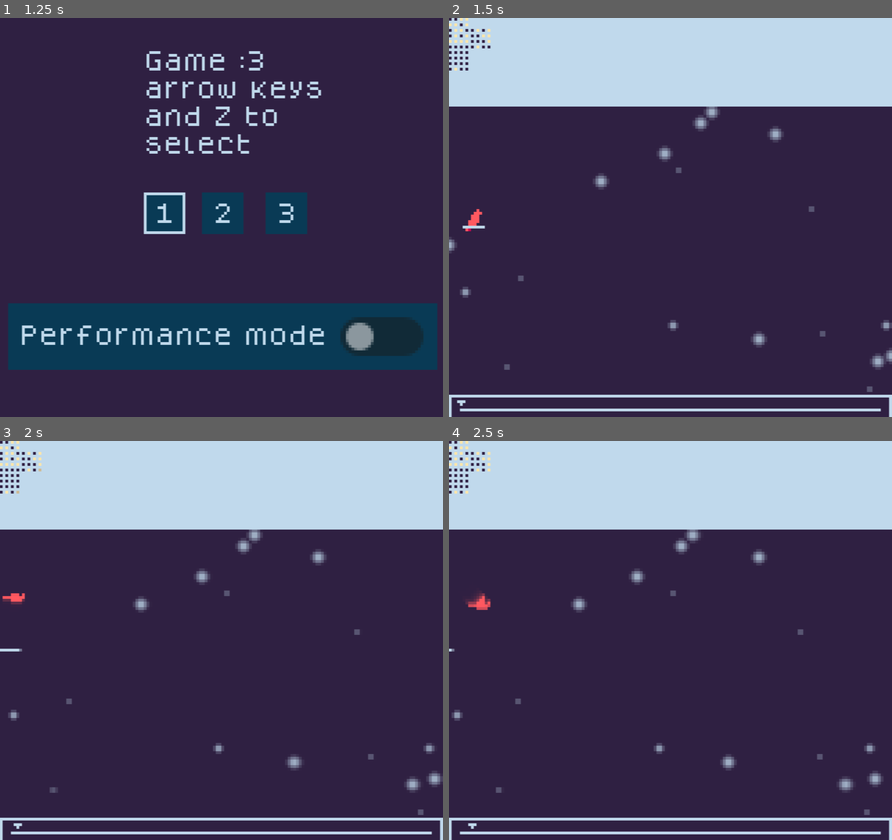
Above: before the commit, frames 1-4 (two rows, left to right).
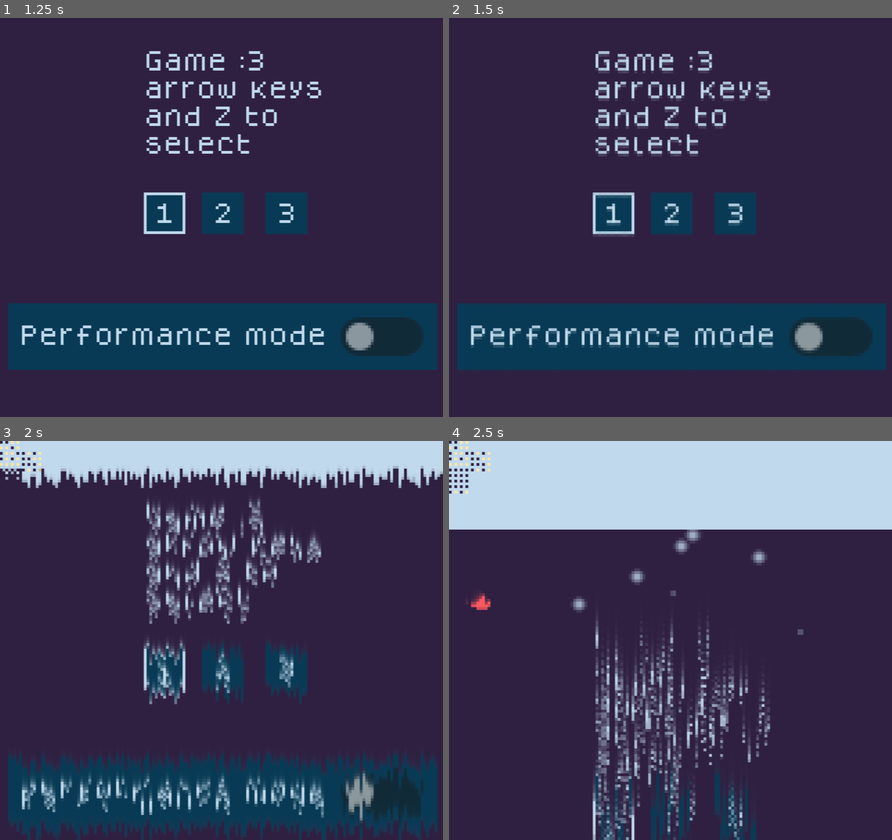
Above: after the commit, the same moments.

Repository: SmallConfusion/Redbird
Game: Godot game, scene res://main/main.tscn
Same seed, same stepped clock (60 frames per second), same inputs: the game is played once before the commit and once after it. Sound files missing from this copy of the repository are replaced by a short silence.
Inputs:
- Up to frame 1 (1.25 s): tap Enter at 0.5 s; hold Right (Right) from 0.53 s (still down); hold Down (Fall) from 0.53 s (still down); tap Up (Flap) at 0.77, 1.07 s
- Up to frame 2 (1.5 s): tap Space at 1.25 s; release Right (Right) at 1.28 s; release Down (Fall) at 1.28 s; hold Left (Left) from 1.28 s (still down); tap Z (Fire) at 1.35 s
- Up to frame 3 (2 s): keep holding Left (Left); tap Up (Flap) at 1.52, 1.82 s
- Up to frame 4 (2.5 s): release Left (Left) at 2.03 s; hold Right (Right) from 2.03 s (still down); hold Down (Fall) from 2.03 s (still down)

Frame 1 is identical in both runs. In frame 2, 44% of the frame differs, in the area x 0-100%, y 0-100%; in frame 3, 37%; in frame 4, 8.3%.

Commit message:
Added screen transition shaders and fixed bug

Diff:
--- a/game/enemy/octave/octave_enemy.gd
+++ b/game/enemy/octave/octave_enemy.gd
@@ -40,7 +40,7 @@
 
 
 func _move():
-	var y = remap(sin(Time.get_ticks_msec() / 1000), -1, 1, y_range_min, y_range_max)
+	var y = remap(sin(Time.get_ticks_msec() / 1000.0), -1, 1, y_range_min, y_range_max)
 	var x = game_scene.get_x_offset() + 60
 
 	var x_noise = noise.get_noise_1d(Time.get_ticks_msec() / 100.0) * noise_influence
--- a/game/levels/stats.gd
+++ b/game/levels/stats.gd
@@ -12,6 +12,6 @@
 func _process(delta):
 	$ColorRect2/FPSCounter.number = Engine.get_frames_per_second()
 	$ColorRect2/TimeCounter.number = Time.get_unix_time_from_system()
-	$ColorRect2/MsecCounter.number = Time.get_ticks_msec() / 1000
+	$ColorRect2/MsecCounter.number = Time.get_ticks_msec() / 1000.0
 
 	%ProgressIndicator.position = progress_base + Vector2(game_manager.get_progress() * progress_length, 0)
--- a/main/main.gd
+++ b/main/main.gd
@@ -7,6 +7,10 @@
 @export var levels : Array[PackedScene]
 
 var loaded_node
+
+var shader_t = INF
+
+var performance_mode = false
 
 func _ready():
 	load_menu()
@@ -19,9 +23,12 @@
 	$DebugWindow.visible = false
 
 
-func _process(_delta):
+func _process(delta):
 	if Input.is_action_just_pressed("Debug"):
 		$DebugWindow.visible = not $DebugWindow.visible
+
+	%SceneChangeShader.material.set("shader_parameter/t", shader_t)
+	shader_t += delta
 
 
 func load_menu():
@@ -34,7 +41,13 @@
 
 func load_scene(scene : PackedScene):
 	if loaded_node:
+		var texture = %SubViewport.get_texture().get_image()
+		texture = ImageTexture.create_from_image(texture)
+
+		%SceneChangeShader.material.set("shader_parameter/old_texture", texture)
+
 		loaded_node.queue_free()
+		shader_t = 0
 
 	var instance = scene.instantiate()
 
@@ -43,9 +56,11 @@
 	else:
 		print("Warning: instance has no init function")
 
+	loaded_node = instance
+
+	await get_tree().process_frame
+
 	%SubViewport.add_child(instance)
-
-	loaded_node = instance
 
 
 func load_level(number):
@@ -57,4 +72,5 @@
 		%SubViewport.push_input(event)
 
 func set_performance_mode(state):
-	$PostProcessing.visible = state
+	performance_mode = state
+	$PostProcessing.visible = not state
--- a/main/main.tscn
+++ b/main/main.tscn
@@ -13,11 +13,25 @@
 [ext_resource type="PackedScene" uid="uid://bfxb5ikio7qa6" path="res://game/levels/level_2.tscn" id="4_n3ouh"]
 [ext_resource type="PackedScene" uid="uid://es1vjbxmkae6" path="res://game/levels/level_3.tscn" id="5_7dyse"]
 [ext_resource type="AudioStream" uid="uid://c4tx0gogr6xs5" path="res://music/palette main theme.ogg" id="5_t3w2j"]
+[ext_resource type="Shader" path="res://vfx/screen_transition.gdshader" id="6_t62yq"]
 [ext_resource type="Script" path="res://debug/big_viewport.gd" id="11_pd3vo"]
 [ext_resource type="Script" path="res://addons/resonate/sound_manager/sound_bank.gd" id="15_ev3wf"]
 [ext_resource type="Script" path="res://addons/resonate/sound_manager/sound_event_resource.gd" id="16_wc8vy"]
 [ext_resource type="AudioStream" uid="uid://ry6xgk32slty" path="res://main/select.wav" id="17_cbl0k"]
 [ext_resource type="AudioStream" uid="uid://crocsp47wkmws" path="res://main/input.wav" id="18_getft"]
+
+[sub_resource type="Gradient" id="Gradient_vb0eu"]
+offsets = PackedFloat32Array(0.605)
+colors = PackedColorArray(1, 1, 1, 1)
+
+[sub_resource type="GradientTexture1D" id="GradientTexture1D_uwfqi"]
+gradient = SubResource("Gradient_vb0eu")
+
+[sub_resource type="ShaderMaterial" id="ShaderMaterial_ul62x"]
+shader = ExtResource("6_t62yq")
+shader_parameter/anim_time = 2.5
+shader_parameter/t = 1.0
+shader_parameter/old_texture = SubResource("GradientTexture1D_uwfqi")
 
 [sub_resource type="ViewportTexture" id="ViewportTexture_npbsp"]
 viewport_path = NodePath("SubViewport")
@@ -87,6 +101,18 @@
 size = Vector2i(160, 144)
 render_target_update_mode = 4
 
+[node name="CanvasLayer" type="CanvasLayer" parent="SubViewport"]
+layer = 100
+
+[node name="SceneChangeShader" type="ColorRect" parent="SubViewport/CanvasLayer"]
+unique_name_in_owner = true
+material = SubResource("ShaderMaterial_ul62x")
+anchors_preset = 15
+anchor_right = 1.0
+anchor_bottom = 1.0
+grow_horizontal = 2
+grow_vertical = 2
+
 [node name="ColorRect" type="ColorRect" parent="."]
 layout_mode = 1
 anchors_preset = 15
--- a/menu/button.gd
+++ b/menu/button.gd
@@ -1,8 +1,15 @@
 extends CheckButton
+
+var scene_manager
 
 
 func _ready():
 	connect("focus_exited", _focus_exited)
+
+
+func init(scene_manager_):
+	scene_manager = scene_manager_
+	button_pressed = scene_manager.performance_mode
 
 
 func _focus_exited():
@@ -11,3 +18,7 @@
 
 func _pressed():
 	SoundManager.play("menu", "select")
+
+
+func _toggled(toggled_on):
+	scene_manager.set_performance_mode(toggled_on)
--- a/menu/menu.gd
+++ b/menu/menu.gd
@@ -12,6 +12,4 @@
 		if button is LoadButton:
 			button.init(scene_manager)
 
-
-func _on_check_button_toggled(toggled_on):
-	scene_manager.set_performance_mode(not toggled_on)
+	$CheckButton.init(scene_manager)
--- a/menu/menu.tscn
+++ b/menu/menu.tscn
@@ -76,5 +76,3 @@
 offset_bottom = 127.0
 text = "Performance mode"
 script = ExtResource("3_6t18n")
-
-[connection signal="toggled" from="CheckButton" to="." method="_on_check_button_toggled"]
--- a/project.godot
+++ b/project.godot
@@ -42,7 +42,7 @@
 
 [editor]
 
-movie_writer/movie_file="C:/Users/Ducks/OneDrive/Documents/GitHub/movie.avi"
+movie_writer/movie_file="C:/Users/Ducks/Downloads/movie.avi"
 
 [editor_plugins]
 
--- /dev/null
+++ b/vfx/screen_transition.gdshader
@@ -0,0 +1,41 @@
+shader_type canvas_item;
+
+#define CLEAR vec4(0.0, 0.0, 0.0, 0.0)
+
+uniform float anim_time = 1.5;
+uniform float t = 1.0;
+uniform sampler2D old_texture : repeat_disable;
+
+
+float ease(float x) {
+	return -(cos(PI * x) - 1.0) / 2.0;
+}
+
+float cubicEase(float x) {
+	if (x < 0.5) {
+		return 4.0 * pow(x, 3.0);
+	} else {
+		return 1.0 - pow(-2.0 * x + 2.0, 3) / 2.0;
+	}
+}
+
+float rand(vec2 co){
+    return fract(sin(dot(co, vec2(12.9898, 78.233))) * 43758.5453);
+}
+
+void fragment() {
+	if (t >= anim_time) {
+		COLOR = CLEAR;
+	} else {
+		float new_t = t / anim_time * (rand(vec2(UV.x)) * 0.2 + 1.0);
+		new_t = clamp(new_t, 0, 1);
+
+		vec2 uv = UV + vec2(0, -cubicEase(new_t));
+
+		if (uv.y > 0.0) {
+			COLOR = texture(old_texture, uv);
+		} else {
+			COLOR = CLEAR;
+		}
+	}
+}
Not shown: 1 places in main/main.tscn that only renumber resources
